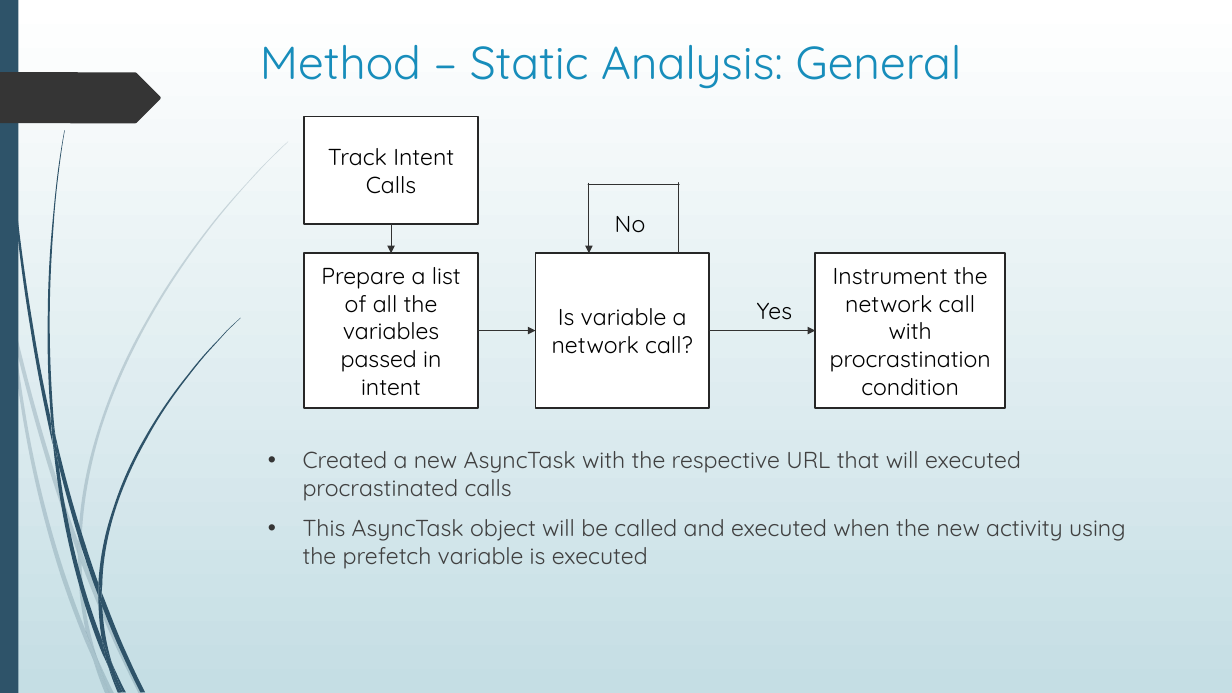
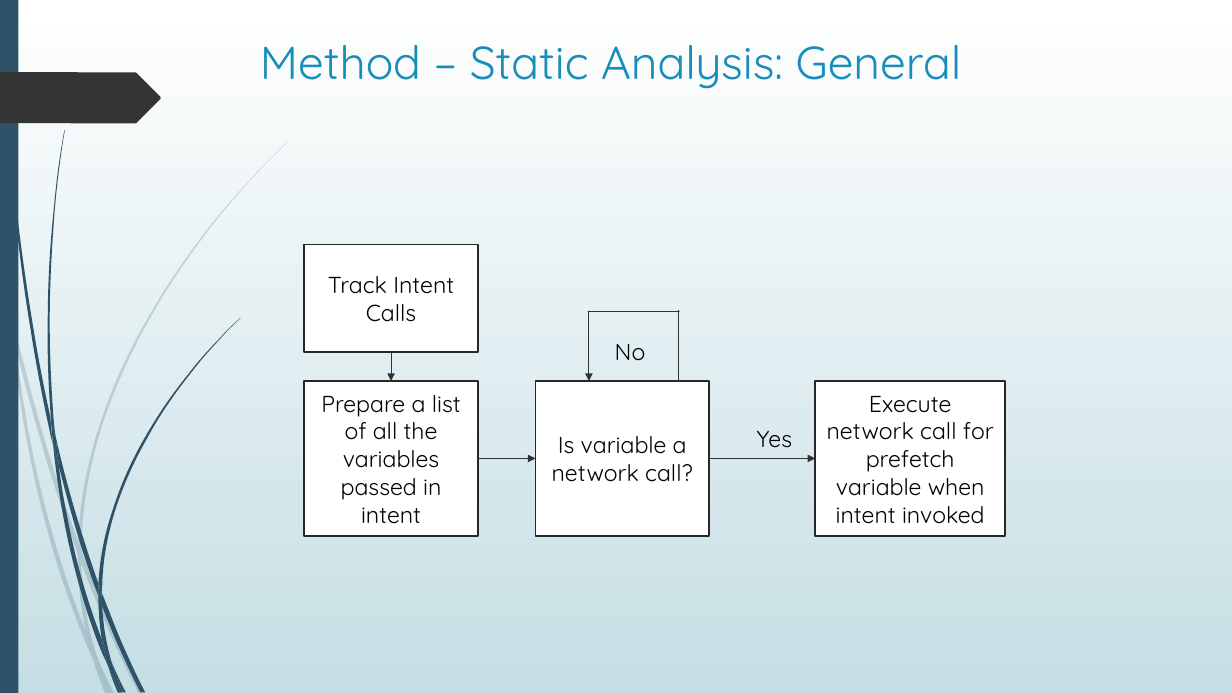
Before and after one commit to shahamish150294/PrefetchProcrastinatorAndroid, a slide deck: slide 12 of Prefetch Procrastinator Final Presentation.pptx (slide 13 before the commit). Drawn at 1232x693 pixels with LibreOffice and Linux fonts; fonts in the diff are those of the drawing. Boxes give left, top, right and bottom in pixels: in the first picture for what was removed or moved away, otherwise in the second. Text is boxed around its words. In the diff, an @@ line names an element or a change of style, - is before the commit and + after.

```diff
--- a/Prefetch Procrastinator Final Presentation.pptx
+++ b/Prefetch Procrastinator Final Presentation.pptx
@@ 4 rectangles, 2 texts, 2 lines, 2 arrows: place and size @@
-4 rectangles, 2 texts, 2 lines, 2 arrows at <box>304,116,1005,408</box>
+4 rectangles, 2 texts, 2 lines, 2 arrows at <box>304,244,1005,535</box>
@@ text in rectangle at <box>827,396,994,524</box>: text changed @@
-Instrument the network call with procrastination condition
+Execute network call for prefetch variable when intent invoked
@@ text removed at <box>303,451,1126,569</box> @@
-• Created a new AsyncTask with the respective URL that will executed procrastinated calls
-• This AsyncTask object will be called and executed when the new activity using the prefetch variable is executed
@@ arrow moved from (478, 331) - (535, 331) to (478, 458) - (535, 458) @@
@@ arrow moved from (709, 331) - (815, 331) to (709, 458) - (815, 458) @@
```
Also in this commit, not shown: 11 other slides changed, 1 slide removed.
